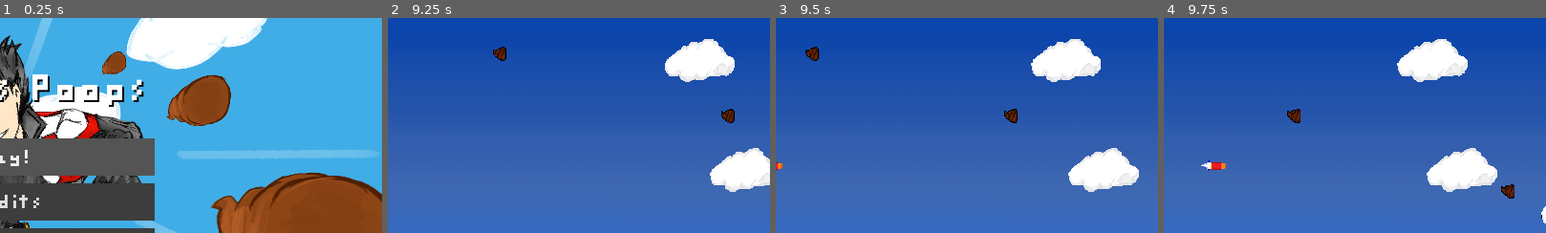
Above: before the commit, frames 1-4 (left to right).
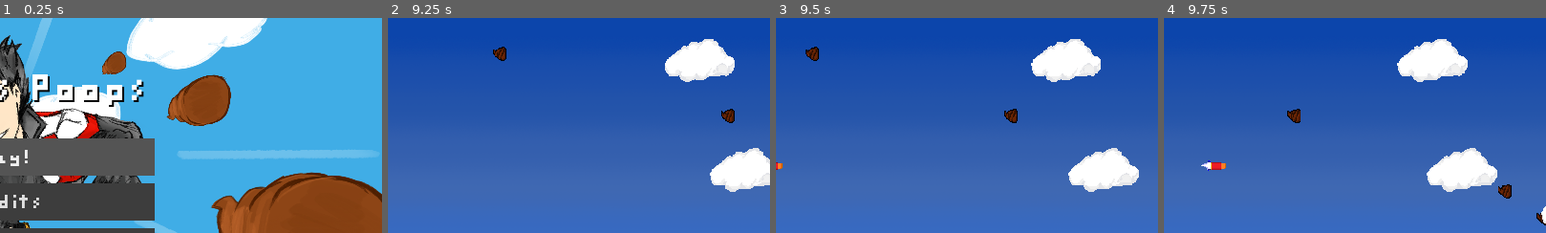
Above: after the commit, the same moments.

Repository: Boyquotes/HirokisPoopsGodot
Game: Godot game, scene res://src/menus/Main.tscn
Same seed, same stepped clock (60 frames per second), same inputs: the game is played once before the commit and once after it.
Inputs (mouse positions are % of the whole screen's width and height, from its top left):
- Up to frame 1 (0.25 s): no input
- Up to frame 2 (9.25 s): click "Play!" at 0.5 s; click "Play!" at 1.25 s; click "Hiroki" at 2 s; click "||" at 2.75 s; click "Main Menu" at 3.5 s; click "Credits" at 4.25 s; click "Back" at 5 s; tap Enter at 5.75 s; move the mouse to (72, 45) at 5.77 s; hold Right (ui_right) 5.78-6.5 s; tap S (shoot) at 5.85, 7.35, 8.85 s; click (72, 45) at 5.92 s; drag from (30, 55) to (71, 85) at 6.52 s; move the mouse to (60, 28) at 7.27 s; hold Right (ui_right) 7.28-8 s; drag from (45, 70) to (63, 7) at 8.02 s; move the mouse to (80, 65) at 8.77 s; hold Left (ui_left) from 8.78 s (still down)
- Up to frame 3 (9.5 s): keep holding Left (ui_left); tap F (fullscreen) at 9.4 s
- Up to frame 4 (9.75 s): release Left (ui_left) at 9.5 s; drag from (20, 35) to (25, 88) at 9.52 s
The pictures show only the part of the screen within x 50-100%, y 16-66%; the shares and areas given below are measured in that part.

Frames 1-3 are identical in both runs. In frame 4, 0.3% of the frame differs, in the area x 87-100%, y 77-97%.

Commit message:
Make difficulty progress less fast Make the difficulty progress more gradually Disable fullscreen in editor by default

Diff:
--- a/src/LevelBoilerPlate.gd
+++ b/src/LevelBoilerPlate.gd
@@ -21,7 +21,10 @@
 		globals.bullets += 10
 
 		# We increase the difficulty by spawning poops more quickly!
-		$"%Poo Timer".wait_time -= 0.05
+		#$"%Poo Timer".wait_time -= 0.05
+	# Fix this, please
+	print($"%Poo Timer".wait_time)
+	$"%Poo Timer".wait_time -= 0.00001
 
 	if int(globals.score) % 1000:
 		shot = false
--- a/src/actors/Player.gd
+++ b/src/actors/Player.gd
@@ -9,7 +9,7 @@
 export var bullet_scene: PackedScene
 
 export var collision := "Hiroki"
-onready var node_name = "%"+collision+"Collision"
+onready var node_name = "%" + collision + "Collision"
 onready var collision_node = get_node(node_name)
 
 
@@ -44,7 +44,7 @@
 		shoot()
 
 	# Fix joystick input
-	print(joystick.get_output()[0])
+	#print(joystick.get_output()[0])
 	if joystick.get_output()[0] > .800:
 		direction = Vector2.ZERO
 		direction.x += 1
--- a/src/globals.gd
+++ b/src/globals.gd
@@ -9,8 +9,8 @@
 func _ready() -> void:
 	self.pause_mode = Node.PAUSE_MODE_PROCESS
 	# Fullscreen in editor
-	if not OS.has_feature("standalone"):
-		OS.set_window_fullscreen(true)
+	#if not OS.has_feature("standalone"):
+	#	OS.set_window_fullscreen(true)
 
 func _unhandled_input(event: InputEvent) -> void:
 	if Input.is_action_just_pressed("fullscreen"):
